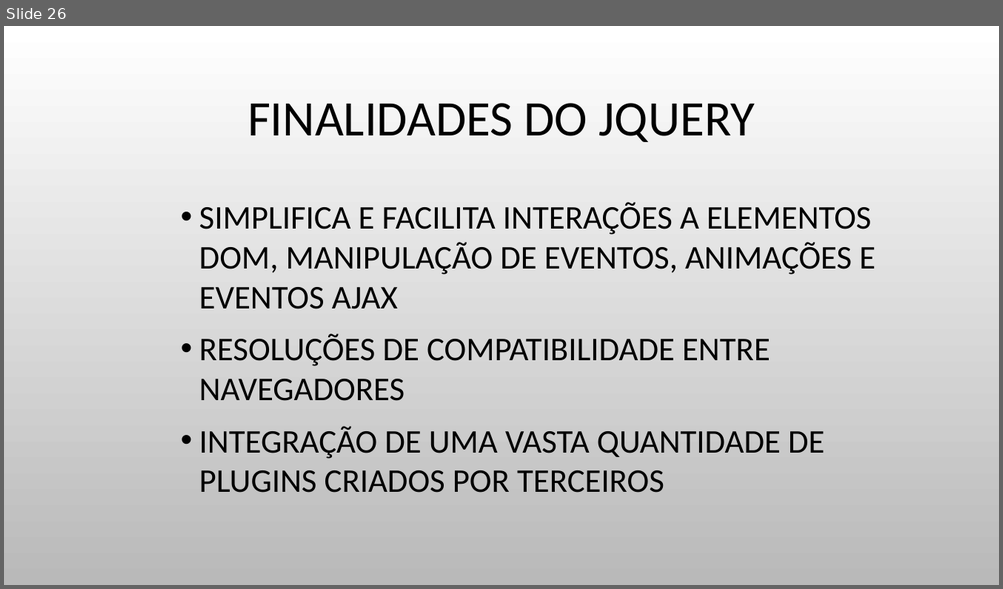
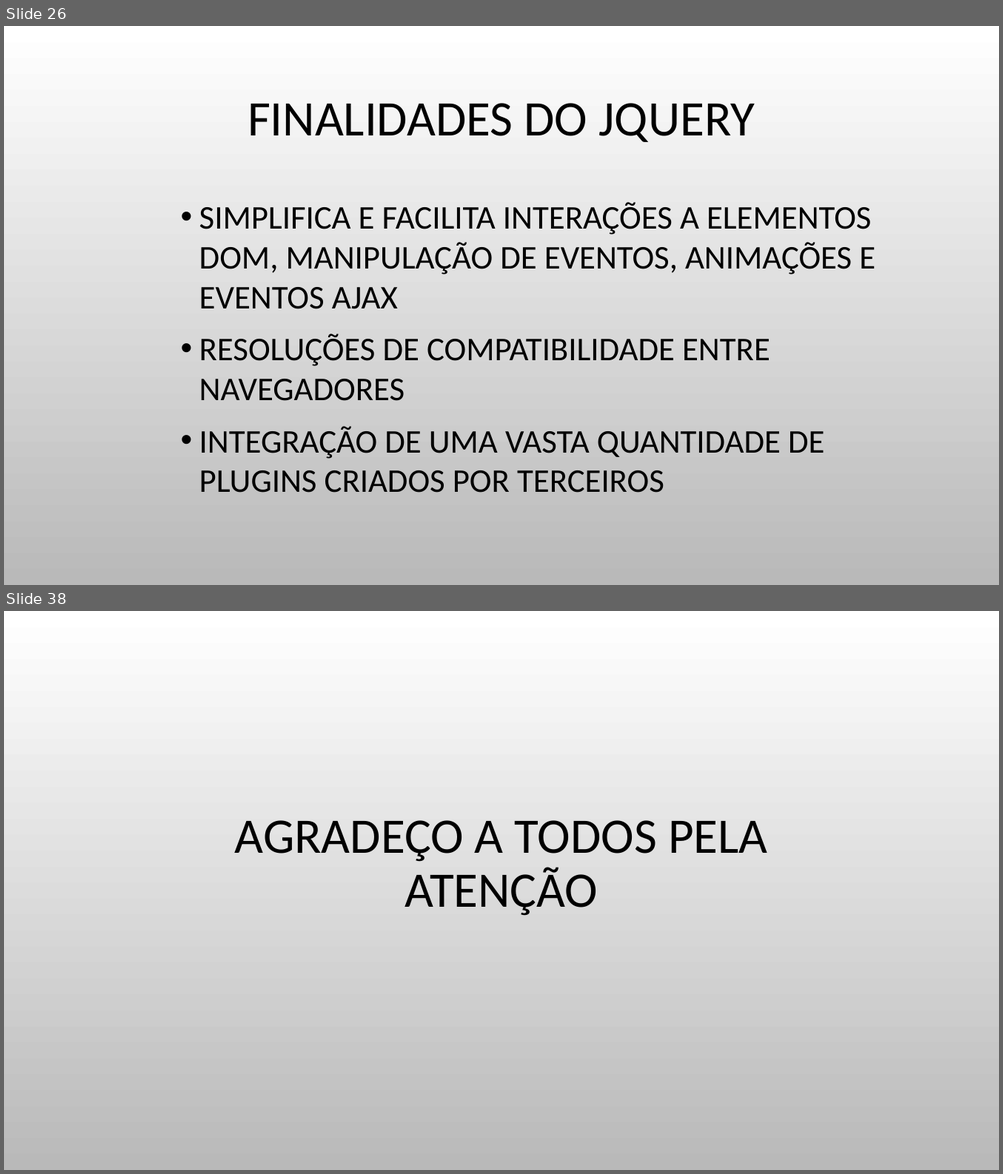
Before and after one commit to JulioCR-Oliveira/Trabalho-Topicos-Especiais, a slide deck: Arquivos/INTRODUÇÃO A FRONT-END.pptx. Shown one above the other, each under a label of ours: slide 26 before the commit, slides 26 and 38 after it; the slides between them are not shown. The pictures are 1003x589 and 1003x1174 pixels, drawn with LibreOffice and Linux fonts; fonts in the diff are those of the drawing; background and template pictures are left out. Boxes give left, top, right and bottom in pixels: in the first picture for what was removed or moved away, otherwise in the second. Text is boxed around its words. In the diff, an @@ line names an element or a change of style, - is before the commit and + after.

```diff
--- a/Arquivos/INTRODUÇÃO A FRONT-END.pptx
+++ b/Arquivos/INTRODUÇÃO A FRONT-END.pptx
@@ slide 38 added at (4,611,999,1170), background picture (left out) @@
@@ title added at (235,820,768,916), 48 pt, text #000000 @@
+AGRADEÇO A TODOS PELA ATENÇÃO
```
Also in this commit, not shown: 11 other slides added, 5 other files.
